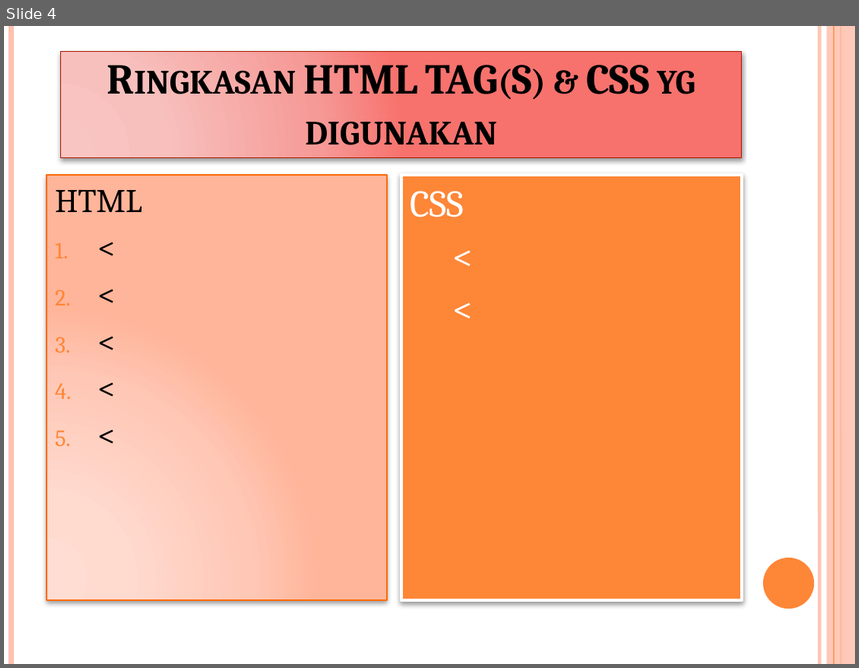
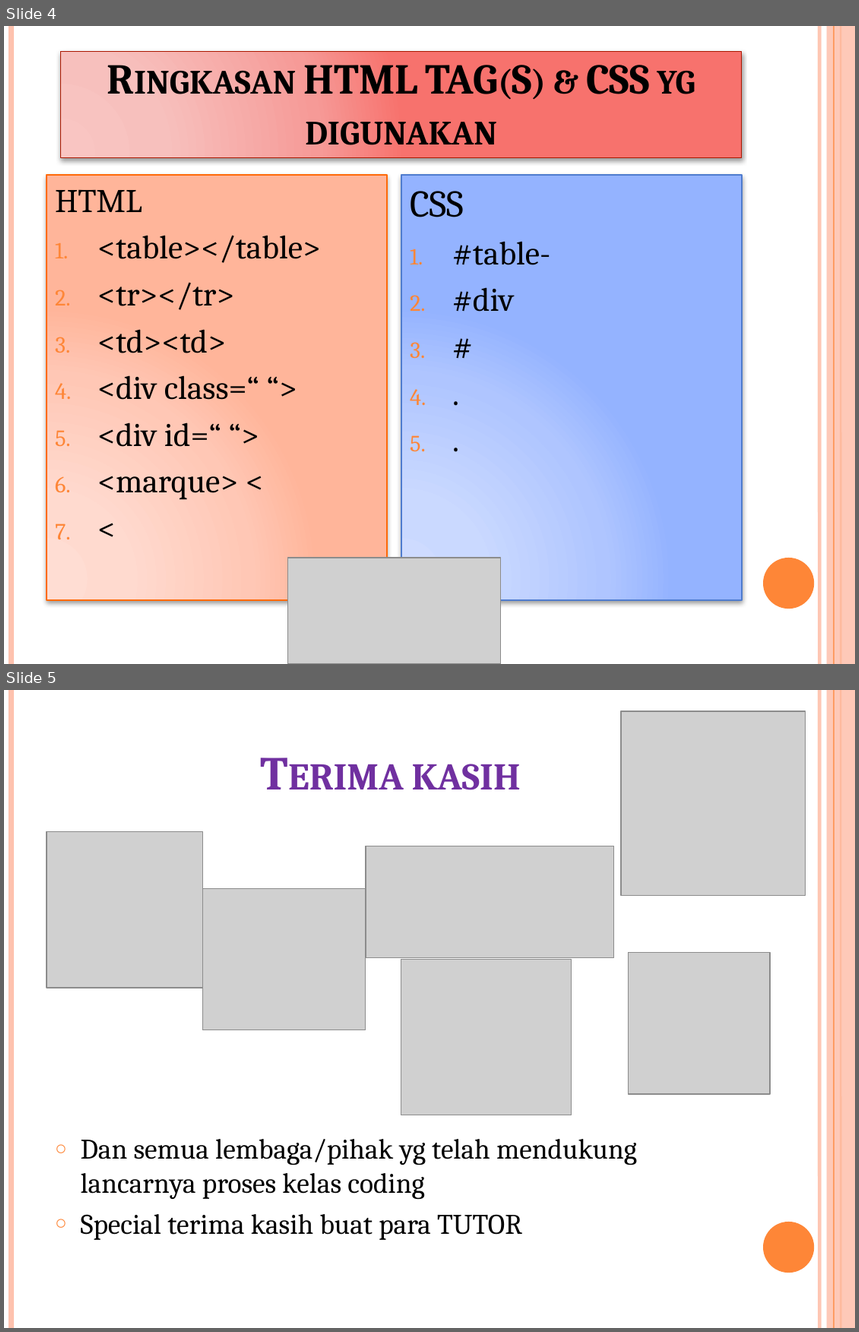
Before and after one commit to IOInspire/SGCodingMum, a slide deck: Lylyez/Armada Soundsystem.pptx. Shown one above the other, each under a label of ours: slide 4 before the commit, slides 4 and 5 after it. The pictures are 859x668 and 859x1332 pixels, drawn with LibreOffice and Linux fonts; fonts in the diff are those of the drawing; grey boxes stand for pictures. Boxes give left, top, right and bottom in pixels: in the first picture for what was removed or moved away, otherwise in the second. Text is boxed around its words. In the diff, an @@ line names an element or a change of style, - is before the commit and + after.

```diff
--- a/Lylyez/Armada Soundsystem.pptx
+++ b/Lylyez/Armada Soundsystem.pptx
@@ slide 5 added at [4,690,855,1328], background #FFFFFF; not listed: 6 template elements that a slide beside it also shows @@
@@ picture added at [621,711,806,896] @@
@@ picture added at [47,832,202,988] @@
@@ picture added at [366,846,614,958] @@
@@ picture added at [202,888,366,1030] @@
@@ picture added at [401,960,572,1116] @@
@@ picture added at [628,952,770,1094] @@
@@ text added at [81,1139,637,1240], 24 pt, text #000000 @@
+○ Dan semua lembaga/pihak yg telah mendukung lancarnya proses kelas coding
+○ Special terima kasih buat para TUTOR
@@ title added at [167,1214,314,1235], 40 pt, text #7030A0, bold, small capitals @@
+Terima kasih
@@ slide 4 changed as well @@
@@ text at [47,175,387,601]: paragraphs removed @@
-2. <
-3. <
-4. <
-5. <
@@ text "CSS" at [401,175,742,601]: fill #FE8637 to gradient #CFDCFF to #CBD9FF to #AFC6FF to #95B4FF; outline #FFFFFF 2.75 pt to #4F7CCF 1 pt @@
@@ text at [410,191,464,218]: text colour #FFFFFF to #000000 in "CSS" @@
@@ text at [97,235,321,500]: paragraphs added @@
+1. <table></table>
+2. <tr></tr>
+3. <td><td>
+4. <div class=“ “>
+5. <div id=“ “>
+6. <marque> <
@@ text at [452,241,550,312]: text changed; size 32 to 28 pt; text colour #FFFFFF to #000000 @@
-1. <
-2. <
+1. #table-
+2. #div
+3. #
+4. .
+5. .
@@ picture added at [287,558,500,664] @@
```
Also in this commit, not shown: 2 other slides changed, 1 other slide added, 2 slides removed, 24 other files.
